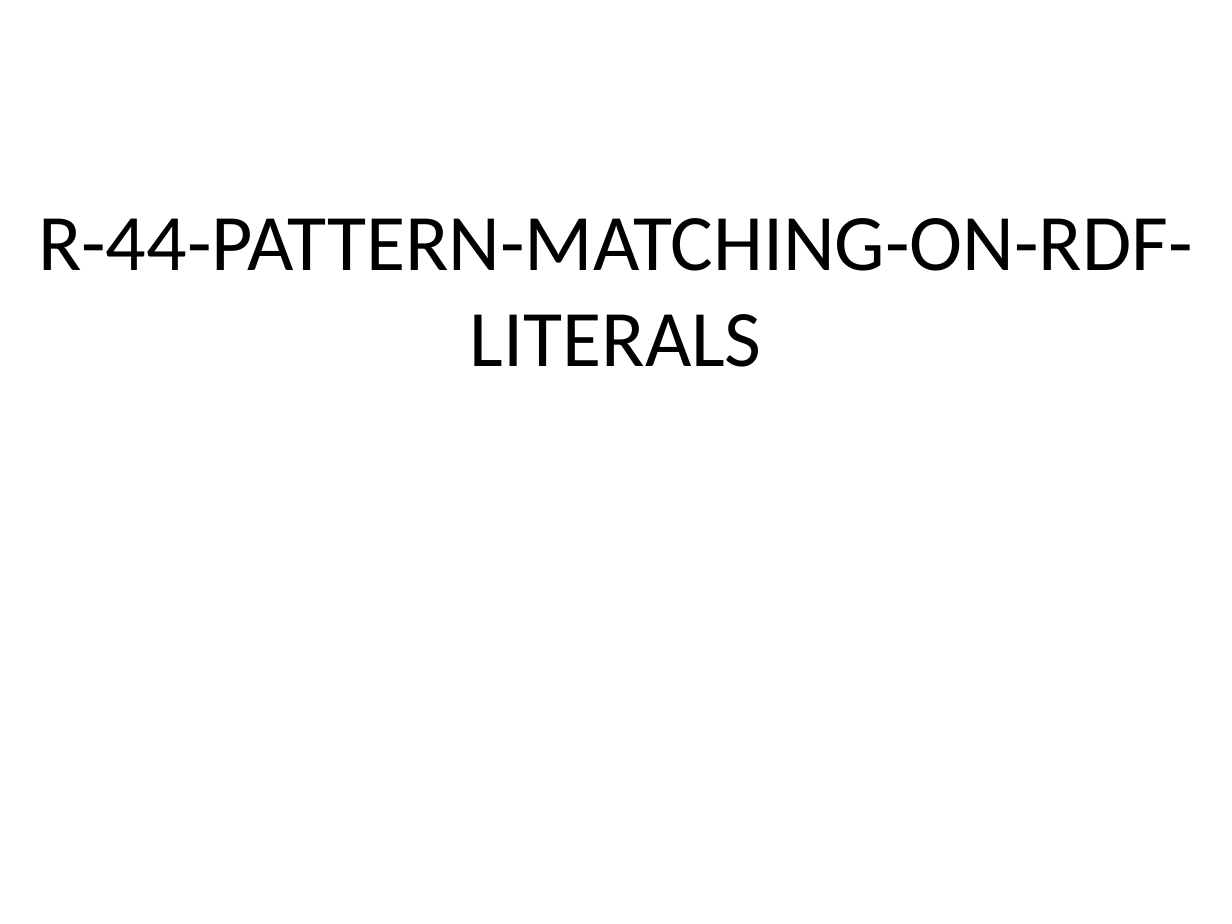
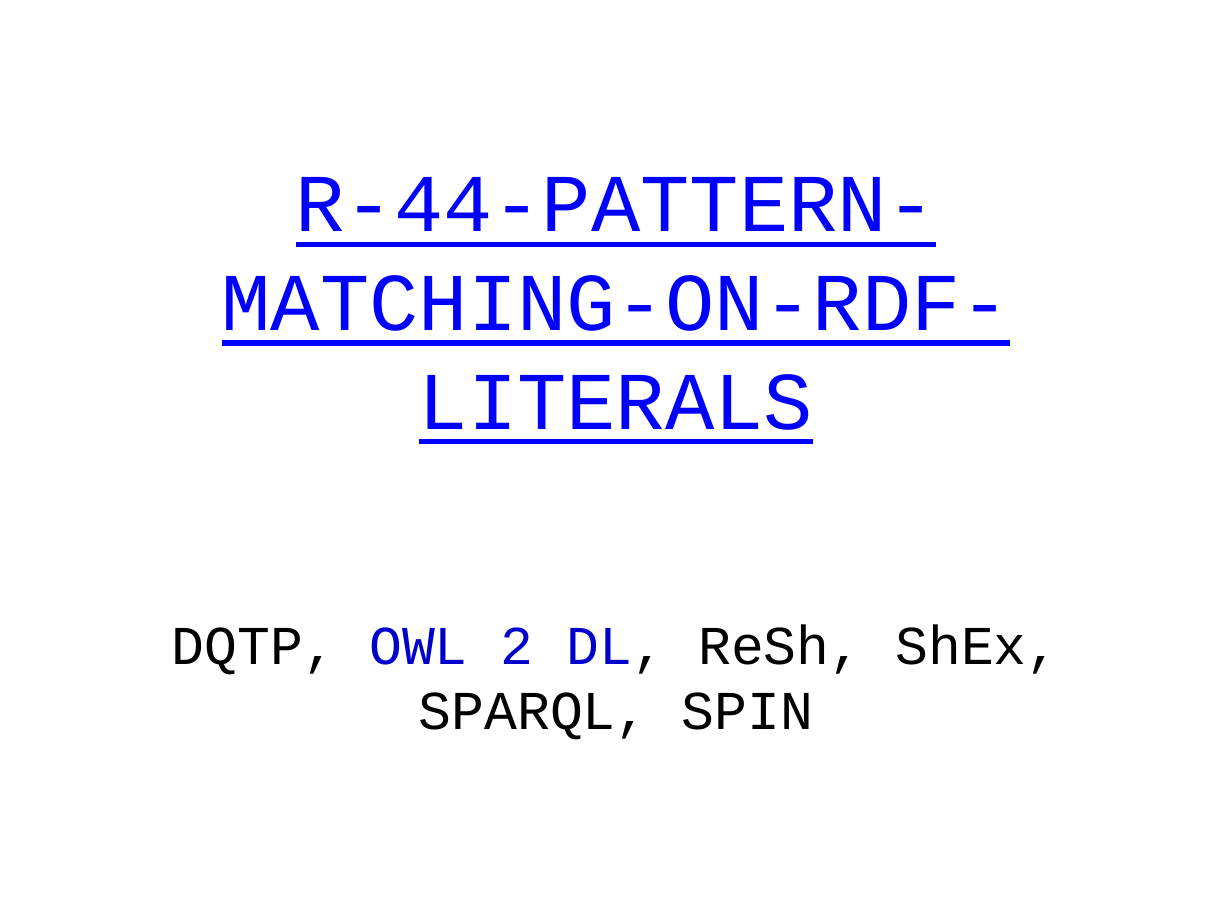
Before and after one commit to boschthomas/rdf-validation-research, a slide deck: slide 37 of presentations/Tutorial Thomas Bosch (DC 2014).pptx (slide 39 before the commit). Drawn at 1232x924 pixels with LibreOffice and Linux fonts; fonts in the diff are those of the drawing. Boxes give left, top, right and bottom in pixels: in the first picture for what was removed or moved away, otherwise in the second. Text is boxed around its words. In the diff, an @@ line names an element or a change of style, - is before the commit and + after.

```diff
--- a/presentations/Tutorial Thomas Bosch (DC 2014).pptx
+++ b/presentations/Tutorial Thomas Bosch (DC 2014).pptx
@@ title "R-44-PATTERN-MATCHING-ON-RDF-LITERALS": place and size @@
-title "R-44-PATTERN-MATCHING-ON-RDF-LITERALS" at bbox=[38, 218, 1193, 367]
+title "R-44-PATTERN-MATCHING-ON-RDF-LITERALS" at bbox=[222, 177, 1010, 444]
@@ title "R-44-PATTERN-MATCHING-ON-RDF-LITERALS" at bbox=[222, 177, 1010, 444]: size 46.8 to 48 pt, font Calibri to Courier New, text colour #000000 to #0000FF, underline on @@
@@ text added at bbox=[172, 624, 1059, 740], 32 pt, text #000000 @@
+DQTP, OWL 2 DL, ReSh, ShEx, SPARQL, SPIN
```
Also in this commit, not shown: 33 other slides changed, 11 slides added, 11 slides removed, 4 other files.
